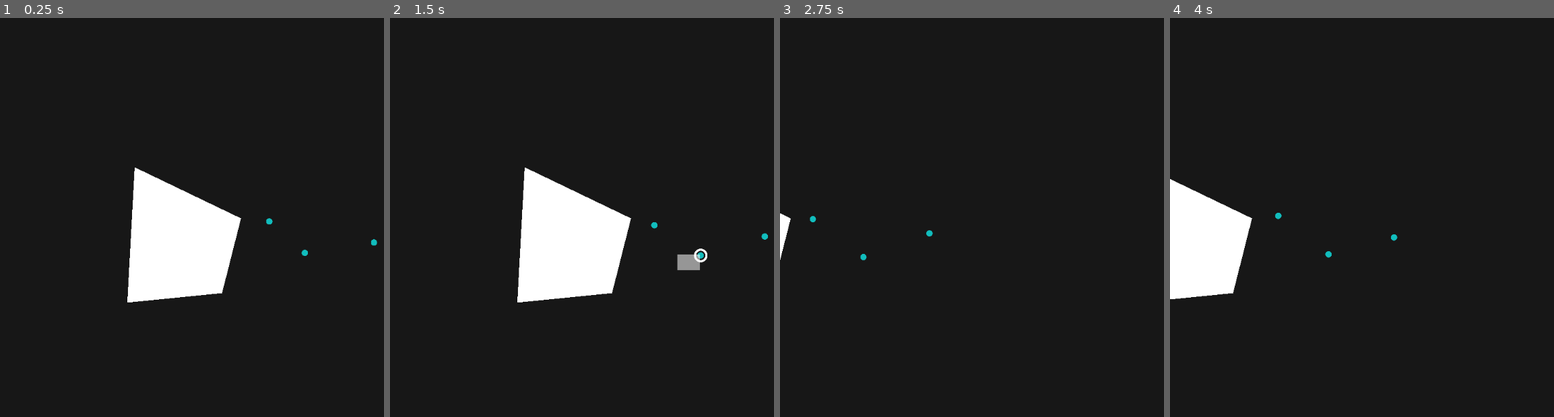
Above: before the commit, frames 1-4 (left to right).
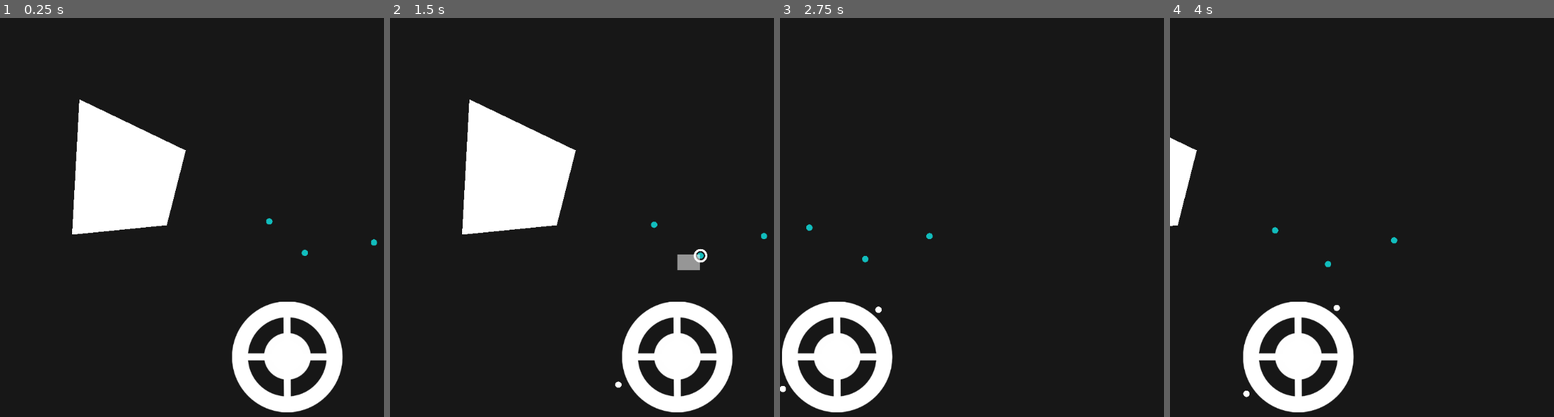
Above: after the commit, the same moments.

Repository: voithos/driftworld
Game: Godot game, scene res://scenes/level1.tscn
Same seed, same stepped clock (60 frames per second), same inputs: the game is played once before the commit and once after it.
Inputs (mouse positions are in pixels of both pictures, inside the frame that each line leads up to):
- Up to frame 1 (0.25 s): no input
- Up to frame 2 (1.5 s): tap Enter at 0.5 s; drag from (658, 221) to (712, 129) at 0.52 s; drag from (701, 253) to (631, 301) at 1.27 s
- Up to frame 3 (2.75 s): move the mouse to (1156, 233) at 2.02 s; hold Right (ui_right) from 2.03 s (still down); hold Right mouse button (ui_mouse_right) from 2.03 s (still down); click (1156, 233) at 2.17 s
- Up to frame 4 (4 s): release Right (ui_right) at 2.75 s; release Right mouse button (ui_mouse_right) at 2.75 s; drag from (1411, 301) to (1254, 257) at 2.77 s; move the mouse to (outside the picture) at 3.52 s; hold Left (ui_left) from 3.53 s (still down); hold Right mouse button (ui_mouse_right) from 3.53 s (still down); click (outside the picture) at 3.67 s; tap Space at 3.77 s

The runs differ from the first frame. In frame 1, 16% of the frame differs, in the area x 18-90%, y 20-99%; in frame 2, 16%, in the area x 18-99%, y 20-99%; in frame 3, 5.0%; in frame 4, 9.9%.

Commit message:
Add base.

Diff:
--- /dev/null
+++ b/scenes/base.gd
@@ -0,0 +1,32 @@
+extends StaticBody2D
+
+export (float) var SPAWN_SECS = 1.0
+export (float) var SPAWN_RING_WIDTH = 75.0
+
+onready var timer = Timer.new()
+onready var level = get_parent()
+onready var spawn_radius = $shape.shape.radius
+
+const unit_scene = preload("res://scenes/unit.tscn")
+
+func _ready():
+	randomize()
+
+	add_to_group("bases")
+
+	add_child(timer)
+	timer.connect("timeout", self, "_on_timer_timeout")
+	timer.set_wait_time(SPAWN_SECS)
+	timer.set_one_shot(false)
+	timer.start()
+
+func _on_timer_timeout():
+	var unit = unit_scene.instance()
+	unit.global_position = generate_spawn_position()
+	level.add_child(unit)
+
+func generate_spawn_position():
+	var angle = randf() * PI * 2
+	var direction = Vector2(cos(angle), sin(angle))
+	var ring_offset = randf() * SPAWN_RING_WIDTH
+	return global_position + direction * (spawn_radius + ring_offset)
--- /dev/null
+++ b/scenes/base.tscn
@@ -0,0 +1,17 @@
+[gd_scene load_steps=4 format=2]
+
+[ext_resource path="res://assets/base.png" type="Texture" id=1]
+[ext_resource path="res://scenes/base.gd" type="Script" id=2]
+
+[sub_resource type="CircleShape2D" id=1]
+radius = 110.0
+
+[node name="base" type="StaticBody2D"]
+script = ExtResource( 2 )
+
+[node name="sprite" type="Sprite" parent="."]
+scale = Vector2( 0.7, 0.7 )
+texture = ExtResource( 1 )
+
+[node name="shape" type="CollisionShape2D" parent="."]
+shape = SubResource( 1 )
--- a/scenes/camera.gd
+++ b/scenes/camera.gd
@@ -2,6 +2,10 @@
 
 export var speed = 25
 export var zoomspeed = 10
+
+const MIN_ZOOM = 0.5
+const MAX_ZOOM = 3
+const ZOOM_CHANGE = 0.1
 
 var curzoom = 1.0
 
@@ -17,12 +21,7 @@
 	zoom.x = lerp(zoom.x, curzoom, zoomspeed * delta)
 	zoom.y = lerp(zoom.y, curzoom, zoomspeed * delta)
 
-const MIN_ZOOM = 0.5
-const MAX_ZOOM = 2
-const ZOOM_CHANGE = 0.1
-
 func _input(event):
-
 	if event is InputEventMouseButton:
 		if event.is_pressed():
 			if event.button_index == BUTTON_WHEEL_UP:
--- a/scenes/level.gd
+++ b/scenes/level.gd
@@ -13,5 +13,11 @@
 
 
 func _on_ui_right_click(pos):
+	move_selected(pos)
+
+func _on_ui_right_click_drag(pos):
+	move_selected(pos)
+
+func move_selected(pos):
 	for unit in get_tree().get_nodes_in_group("selected"):
 		unit.go_to(pos)
--- a/scenes/level.tscn
+++ b/scenes/level.tscn
@@ -11,4 +11,5 @@
 
 [node name="ui" parent="." instance=ExtResource( 2 )]
 [connection signal="right_click" from="ui" to="." method="_on_ui_right_click"]
+[connection signal="right_click_drag" from="ui" to="." method="_on_ui_right_click_drag"]
 [connection signal="selection" from="ui" to="." method="_on_ui_selection"]
--- a/scenes/level1.tscn
+++ b/scenes/level1.tscn
@@ -1,14 +1,15 @@
-[gd_scene load_steps=3 format=2]
+[gd_scene load_steps=4 format=2]
 
 [ext_resource path="res://scenes/level.tscn" type="PackedScene" id=1]
 [ext_resource path="res://scenes/unit.tscn" type="PackedScene" id=2]
+[ext_resource path="res://scenes/base.tscn" type="PackedScene" id=3]
 
 [node name="level1" type="Node2D"]
 
 [node name="level" parent="." instance=ExtResource( 1 )]
 
 [node name="Polygon2D" type="Polygon2D" parent="level"]
-position = Vector2( -387.104, -141.493 )
+position = Vector2( -492.104, -270.493 )
 polygon = PoolVector2Array( 131, 41, 117, 298, 297, 280, 333, 138 )
 
 [node name="StaticBody2D" type="StaticBody2D" parent="level/Polygon2D"]
@@ -26,3 +27,6 @@
 [node name="unit3" parent="level" instance=ExtResource( 2 )]
 position = Vector2( 197.636, 44.5477 )
 unit_base_color = Color( 0.0705882, 0.745098, 0.745098, 1 )
+
+[node name="base" parent="level" instance=ExtResource( 3 )]
+position = Vector2( 34.1565, 259.526 )
--- a/scenes/ui.gd
+++ b/scenes/ui.gd
@@ -6,6 +6,7 @@
 
 signal selection
 signal right_click
+signal right_click_drag
 
 var camera
 
@@ -27,8 +28,11 @@
 		is_dragging = false
 		emit_signal("selection", start, end)
 
-	if not is_dragging and Input.is_action_just_pressed("ui_mouse_right"):
-		emit_signal("right_click", get_global_mouse_position())
+	if not is_dragging:
+		if Input.is_action_just_pressed("ui_mouse_right"):
+			emit_signal("right_click", get_global_mouse_position())
+		elif Input.is_action_pressed("ui_mouse_right"):
+			emit_signal("right_click_drag", get_global_mouse_position())
 
 	draw_select_rect()
 
--- a/scenes/unit.gd
+++ b/scenes/unit.gd
@@ -12,7 +12,7 @@
 export (float) var MOVE_SPEED = 100 # Pixels/second
 export (float) var WANDER_SPEED = 10 # Pixels/second
 export (float) var ARRIVE_RADIUS = 75
-export (float) var REPEL_RADIUS = 100
+export (float) var REPEL_RADIUS = 50
 export (float) var STEERING_FORCE = 10
 export (float) var MASS = 2
 export (float) var WANDER_DISTANCE = 100
@@ -48,7 +48,7 @@
 	for unit in detection.get_overlapping_bodies():
 		if unit == self:
 			continue
-		steering.repel(unit.global_position, 0.2)
+		steering.repel(unit.global_position, 0.1)
 	apply_steer()
 
 func apply_steer():
--- a/scripts/steering.gd
+++ b/scripts/steering.gd
@@ -59,7 +59,8 @@
 	if distance > repel_radius:
 		return Vector2(0.0, 0.0)
 	else:
-		desired_motion *= 1.0 - (distance / repel_radius)
+		# TODO: Figure out why this isn't working
+		desired_motion *= 1.0# - (distance / repel_radius)
 	return desired_motion - current_motion
 
 # Wanders based on a "displacement circle" and a changing wander angle.
Binary file added: assets/base.png
Not shown, added: assets/base.png.import
Not shown, changed: TODO.md
